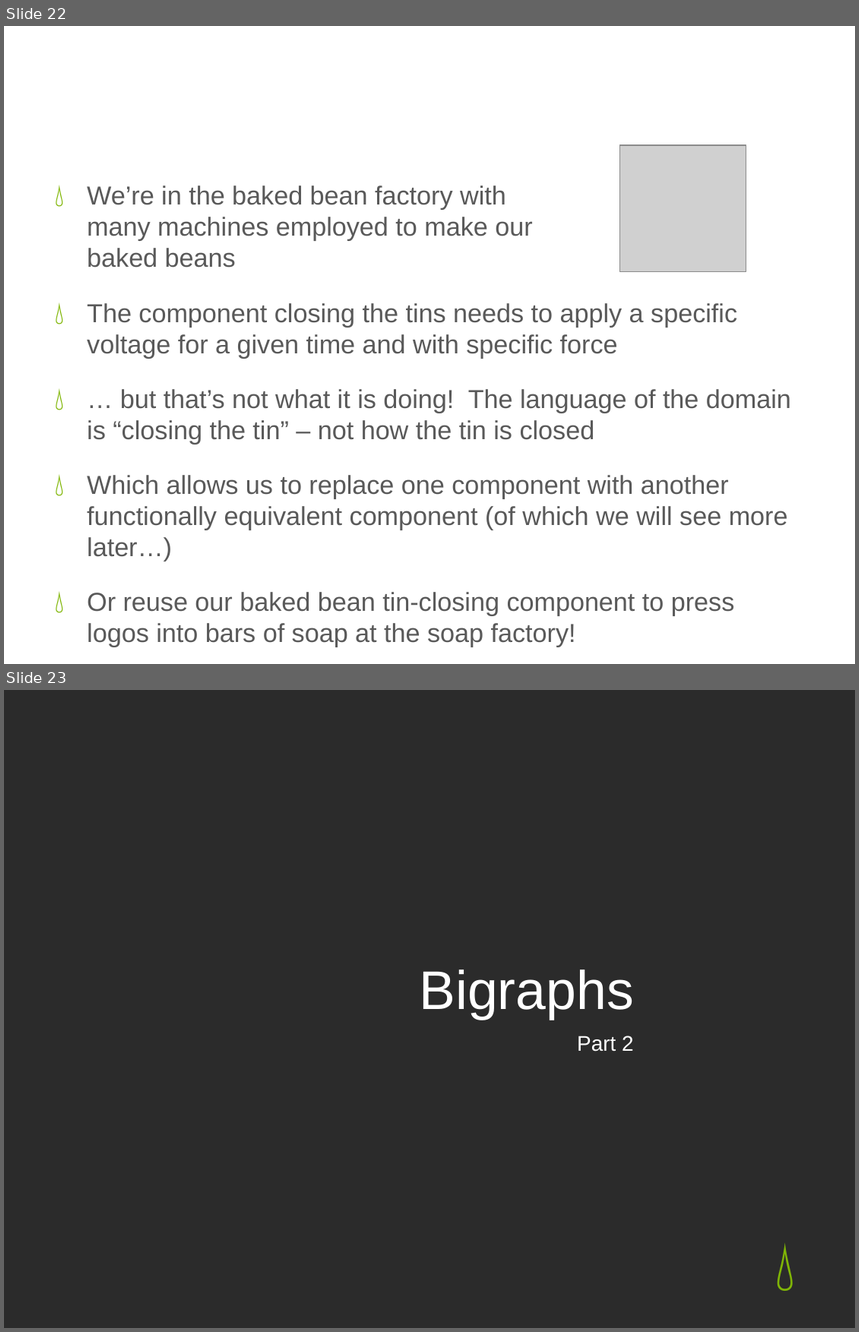
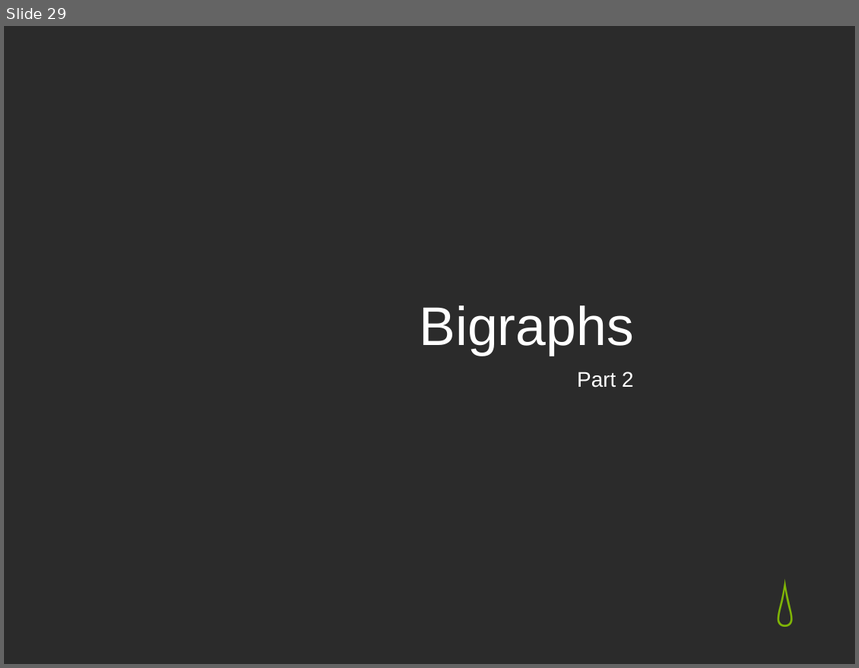
Before and after one commit to gian/defense, a slide deck: PhDDefense.pptx. Shown one above the other, each under a label of ours: slides 22 and 23 before the commit, slide 29 after it. The pictures are 859x1332 and 859x668 pixels, drawn with LibreOffice and Linux fonts; fonts in the diff are those of the drawing; grey boxes stand for pictures; background and template pictures are left out; a plain dark background stands for a picture behind light text. Boxes give left, top, right and bottom in pixels: in the first picture for what was removed or moved away, otherwise in the second. Text is boxed around its words. In the diff, an @@ line names an element or a change of style, - is before the commit and + after.

Commit message:
Many improvements

```diff
--- a/PhDDefense.pptx
+++ b/PhDDefense.pptx
@@ slide 22 removed at bbox=[4, 26, 855, 664], background picture (left out) @@
@@ title removed at bbox=[575, 84, 750, 145] @@
-Domain-Specificity at work
@@ picture removed at bbox=[620, 145, 746, 271] @@
@@ text removed at bbox=[87, 186, 791, 617] @@
-💧 We’re in the baked bean factory with
-  many machines employed to make our
-  baked beans
-💧 The component closing the tins needs to apply a specific voltage for a given time and with specific force
-💧 … but that’s not what it is doing! The language of the domain is “closing the tin” – not how the tin is closed
-💧 Which allows us to replace one component with another functionally equivalent component (of which we will see more later…)
-💧 Or reuse our baked bean tin-closing component to press logos into bars of soap at the soap factory!
@@ what was slide 23 is now slide 29 @@
```
Also in this commit, not shown: 11 slides changed, 10 slides added, 3 other slides removed.
